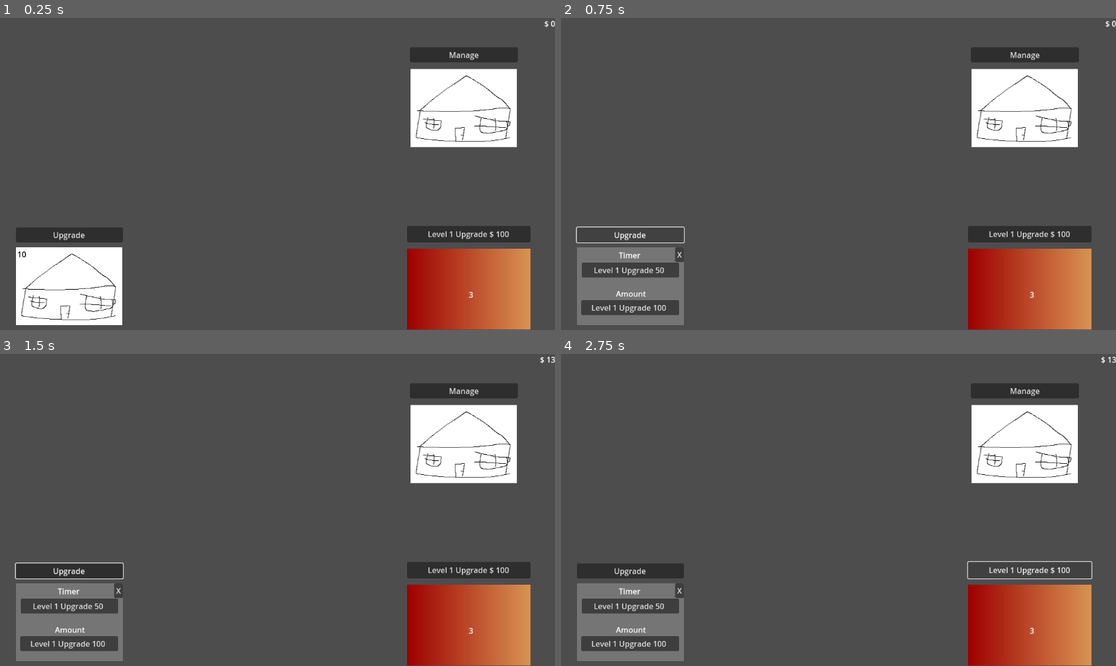
Above: before the commit, frames 1-4 (two rows, left to right).
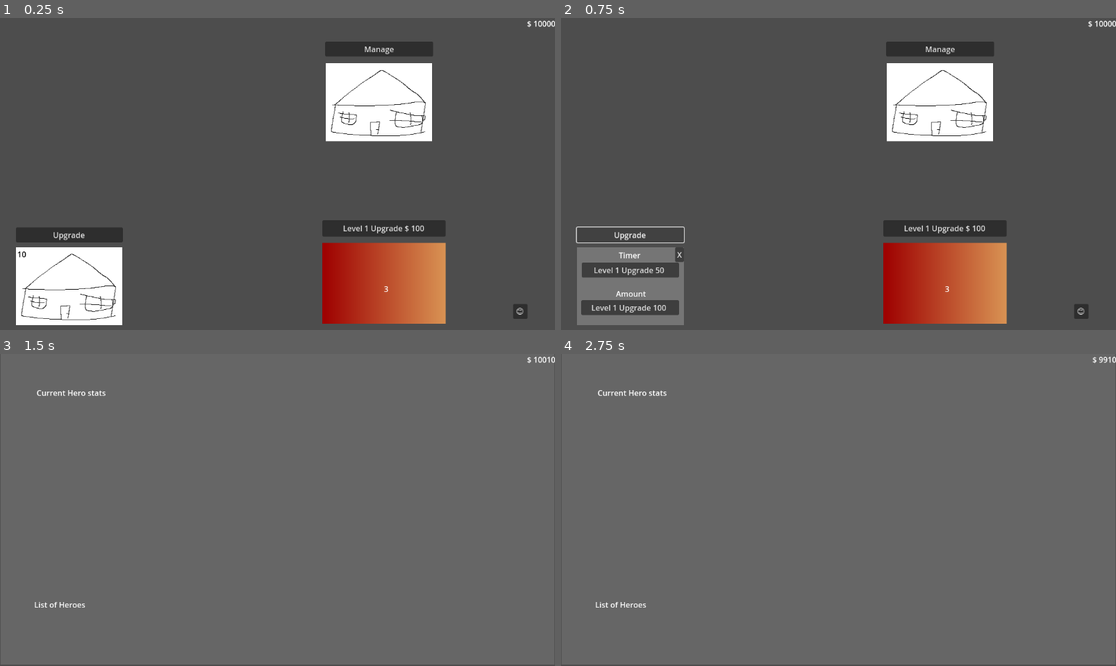
Above: after the commit, the same moments.

Repository: chaurunda/ClickerGodot
Game: Godot game, scene res://main.tscn
The game is run twice, just before and just after one commit, with the same random seed, the same clock (stepped at 60 frames per second) and the same inputs.
Inputs (mouse positions are in pixels of both pictures, inside the frame that each line leads up to):
- Up to frame 1 (0.25 s): no input
- Up to frame 2 (0.75 s): click "Upgrade" at 0.5 s
- Up to frame 3 (1.5 s): click (521, 647) at 1.25 s, where only the run after the commit has a clickable "😊"
- Up to frame 4 (2.75 s): click "Level 1 Upgrade $ 100" at 2 s

The runs differ from the first frame. In frame 1, 21% of the frame differs, in the area x 58-100%, y 0-100%; in frame 2, 21%; in frame 3, 96%, in the area x 0-100%, y 0-100%; in frame 4, 96%.

Commit message:
16/05/2024 - Refactor project structure and begin signals for display hero

Diff:
--- a/components/Farm/Farm.gd
+++ b/components/Farm/Farm.gd
@@ -8,11 +8,6 @@
 
 var farmBuilding = Building.new("farm", 1)
 var multiplier = 3
-const arrayOfLevelUp = [1,300,1000,2000,6000,10000]
-
-var currentLevelUp = arrayOfLevelUp[farmBuilding.buildingLevel - 1] :
-	get:
-		return arrayOfLevelUp[farmBuilding.buildingLevel - 1]
 
 # Called when the node enters the scene tree for the first time.
 func _ready():
@@ -29,7 +24,7 @@
 		self.on_click()
 
 func on_click():
-	GameState.increaseMoney(multiplier)
+	farmBuilding.increaseMoney(multiplier)
 
 func _on_upgrade_button_pressed():
 	var hasUpgrade = farmBuilding.upgradeBuilding()
--- a/components/MoneyHUD/MoneyHUD.gd
+++ b/components/HUD/HUD.gd
@@ -1,10 +1,10 @@
 extends Node
 
-class_name MoneyHUD
+class_name HUD
 
 @onready var moneyLabel = $MoneyLabel
 
-func _process(delta):
+func _process(_delta):
 	updateDisplay()
 
 func updateDisplay():
--- a/components/MoneyHUD/MoneyHUD.tscn
+++ b/components/HUD/HUD.tscn
@@ -1,8 +1,8 @@
 [gd_scene load_steps=2 format=3 uid="uid://mpjb207mcr1l"]
 
-[ext_resource type="Script" path="res://components/MoneyHUD/MoneyHUD.gd" id="1_m4lqt"]
+[ext_resource type="Script" path="res://components/HUD/HUD.gd" id="1_m4lqt"]
 
-[node name="Money_HUD" type="Node"]
+[node name="HUD" type="Node"]
 script = ExtResource("1_m4lqt")
 
 [node name="MoneyLabel" type="Label" parent="."]
--- /dev/null
+++ b/components/Heroes/Heroes.gd
@@ -0,0 +1,19 @@
+extends Node2D
+
+var heroManager = HeroManager.new()
+@onready var listOfHeroLabel = $ListOfHeroesLabel
+
+func _on_display_heroes_button_pressed():
+	self.visible = true
+
+func _ready():
+	var heroes = heroManager.getListOfHeroes()
+	GlobalEventBus.connect("newHeroObtained", displayHeroes)
+
+	if(heroes.size() > 0):
+		displayHeroes(heroes)
+
+func displayHeroes(heroes: Array[Hero]):
+	print("NEW HERO")
+	for hero in heroes:
+		listOfHeroLabel.text += hero.heroName + "\n"
--- /dev/null
+++ b/components/Heroes/Heroes.tscn
@@ -0,0 +1,32 @@
+[gd_scene load_steps=4 format=3 uid="uid://dy0q1jcldfc2u"]
+
+[ext_resource type="Script" path="res://components/Heroes/Heroes.gd" id="1_n2tcv"]
+
+[sub_resource type="Gradient" id="Gradient_ho6t5"]
+colors = PackedColorArray(0.4, 0.4, 0.4, 1, 0.4, 0.4, 0.4, 1)
+
+[sub_resource type="GradientTexture2D" id="GradientTexture2D_odenv"]
+gradient = SubResource("Gradient_ho6t5")
+
+[node name="Heroes" type="Node2D"]
+script = ExtResource("1_n2tcv")
+
+[node name="Sprite2D" type="Sprite2D" parent="."]
+position = Vector2(576, 322)
+scale = Vector2(17.9688, 10.0938)
+texture = SubResource("GradientTexture2D_odenv")
+
+[node name="ListOfHeroesLabel" type="Label" parent="."]
+offset_left = 71.0
+offset_top = 509.0
+offset_right = 178.0
+offset_bottom = 532.0
+text = "List of Heroes
+"
+
+[node name="CurrentHeroStatLabel" type="Label" parent="."]
+offset_left = 76.0
+offset_top = 69.0
+offset_right = 220.0
+offset_bottom = 92.0
+text = "Current Hero stats"
--- a/components/Inn/Inn.gd
+++ b/components/Inn/Inn.gd
@@ -26,7 +26,7 @@
 	upgradeUI.visible = false
 
 func _on_timer_timeout():
-	GameState.increaseMoney(amountOfGold)
+	timerInnBuilding.increaseMoney(amountOfGold)
 
 func _on_timer_upgrade_button_pressed():
 	var hasUpgrade = timerInnBuilding.upgradeBuilding()
--- a/components/Tavern/tavern.gd
+++ b/components/Tavern/tavern.gd
@@ -7,23 +7,12 @@
 var tavernUpgradeCost = tavernBuilding.getCostPerLevel()
 
 
-func addHero():
-	## to move to Hero.gd
-	var newHero = Hero.new("hero1", 1, Stats.new(20, 10, 5))
-	var newStuff = Item.new("sword", 1, Stats.new(0, 10, 0))
-
-	newHero.equipItem(Item.ITEMS.WEAPON, newStuff)
-	GameState.setObtainedHeroes(newHero)
 
 func _ready():
 	setUpgradeButtonLabel()
 
 func _process(_delta):
-	var heroes = GameState.getListOfHeroes()
-	for hero in heroes:
-		print(hero.baseStats.attack)
-		print(hero.currentStats.attack)
-
+	pass
 
 func _on_manage_button_pressed():
 	UINode.visible = true
@@ -37,8 +26,8 @@
 
 
 func _on_get_new_hero_button_pressed():
-	addHero()
-
+	var newHero = Hero.new("farmer", 1, Stats.new(20,10,0))
+	newHero.create()
 
 func _on_close_button_pressed():
 	UINode.visible = false
--- a/main.tscn
+++ b/main.tscn
@@ -1,19 +1,33 @@
-[gd_scene load_steps=5 format=3 uid="uid://c7bptkit42fmh"]
+[gd_scene load_steps=6 format=3 uid="uid://c7bptkit42fmh"]
 
-[ext_resource type="PackedScene" uid="uid://mpjb207mcr1l" path="res://components/MoneyHUD/MoneyHUD.tscn" id="1_tlptr"]
+[ext_resource type="PackedScene" uid="uid://mpjb207mcr1l" path="res://components/HUD/HUD.tscn" id="1_tlptr"]
 [ext_resource type="PackedScene" uid="uid://dgg84yc4fwguy" path="res://components/Farm/farm.tscn" id="2_gidqr"]
 [ext_resource type="PackedScene" uid="uid://bweh7y0m744yq" path="res://components/Inn/Inn.tscn" id="3_to1qg"]
 [ext_resource type="PackedScene" uid="uid://c2k34445t2qkx" path="res://components/Tavern/tavern.tscn" id="4_dcpi4"]
+[ext_resource type="PackedScene" uid="uid://dy0q1jcldfc2u" path="res://components/Heroes/Heroes.tscn" id="5_8ge2w"]
 
 [node name="Main" type="Node2D"]
 
-[node name="Money_HUD" parent="." instance=ExtResource("1_tlptr")]
+[node name="HUD" parent="." instance=ExtResource("1_tlptr")]
 unique_name_in_owner = true
 
 [node name="Farm" parent="." instance=ExtResource("2_gidqr")]
+position = Vector2(797, 551)
 
 [node name="Inn" parent="." instance=ExtResource("3_to1qg")]
 position = Vector2(144, 557)
 
 [node name="Tavern" parent="." instance=ExtResource("4_dcpi4")]
-position = Vector2(963, 187)
+position = Vector2(787, 175)
+
+[node name="DisplayHeroesButton" type="Button" parent="."]
+offset_left = 1065.0
+offset_top = 594.0
+offset_right = 1095.0
+offset_bottom = 625.0
+text = "😊"
+
+[node name="Heroes" parent="." instance=ExtResource("5_8ge2w")]
+visible = false
+
+[connection signal="pressed" from="DisplayHeroesButton" to="Heroes" method="_on_display_heroes_button_pressed"]
--- a/project.godot
+++ b/project.godot
@@ -17,4 +17,11 @@
 
 [autoload]
 
-GameState="*res://scripts/GameState.gd"
+GlobalEventBus="*res://scripts/autoloads/GlobalEventBus.gd"
+GameState="*res://scripts/autoloads/GameState.gd"
+
+[file_customization]
+
+folder_colors={
+"res://scripts/autoloads/": "purple"
+}
--- a/scripts/Building.gd
+++ b/scripts/Building.gd
@@ -2,6 +2,8 @@
 
 var buildingLevel: int
 var buildingName: String
+var moneyManager := MoneyManager.new()
+
 
 
 func _init(newName: String, level: int):
@@ -12,11 +14,14 @@
 	var cost = getCostPerLevel()
 	var canUpgrade = GameState.currentMoney >= cost
 	if canUpgrade:
-		GameState.decreaseMoney(cost)
+		moneyManager.decreaseMoney(cost)
 		buildingLevel += 1
 
 	return canUpgrade
 
+func increaseMoney(cost: int):
+	moneyManager.increaseMoney(cost)
+
 func getCostPerLevel():
 	var flo = floor(buildingLevel / 10) * (50 * floor(buildingLevel / 10)) * 10
 	return (50 * (floor((buildingLevel/10) + 1)) * (buildingLevel % 10 + 1)) + flo
--- a/scripts/GameState.gd
+++ /dev/null
@@ -1,20 +0,0 @@
-extends Node
-
-#####  MONEY #####
-var currentMoney = 0
-
-func increaseMoney(value: int):
-	currentMoney += value
-
-func decreaseMoney(value: int):
-	currentMoney -= value
-
-
-##### HEROES #####
-var obtainedHeroes: Array[Hero]
-
-func setObtainedHeroes(newHero):
-	obtainedHeroes.push_back(newHero)
-
-func getListOfHeroes():
-	return obtainedHeroes
--- a/scripts/Hero.gd
+++ b/scripts/Hero.gd
@@ -15,6 +15,8 @@
 	Item.ITEMS.LEGS: null,
 	Item.ITEMS.HELMET: null,
 }
+
+var heroManager = HeroManager.new()
 
 func _init(newName: String, newLevel: int, newStats: Stats):
 	heroName = newName
@@ -41,3 +43,9 @@
 func getCost():
 	var flo = floor(level / 10) * (50 * floor(level / 10)) * 10
 	return (50 * (floor((level/10) + 1)) * (level % 10 + 1)) + flo
+
+func create():
+	var newStuff = Item.new("sword", 1, Stats.new(0, 10, 0))
+
+	equipItem(Item.ITEMS.WEAPON, newStuff)
+	heroManager.setObtainedHeroes(self)
--- /dev/null
+++ b/scripts/autoloads/GameState.gd
@@ -0,0 +1,8 @@
+extends Node
+
+#####  MONEY #####
+var currentMoney = 10000
+
+
+##### HEROES #####
+var obtainedHeroes: Array[Hero]
--- /dev/null
+++ b/scripts/autoloads/GlobalEventBus.gd
@@ -0,0 +1,3 @@
+extends Node
+
+signal newHeroObtained(newHero: Hero)
--- /dev/null
+++ b/scripts/manager/HeroManager.gd
@@ -0,0 +1,9 @@
+class_name HeroManager
+
+func setObtainedHeroes(newHero):
+
+	GlobalEventBus.newHeroObtained.emit(newHero)
+	GameState.obtainedHeroes.push_back(newHero)
+
+func getListOfHeroes():
+	return GameState.obtainedHeroes
--- /dev/null
+++ b/scripts/manager/MoneyManager.gd
@@ -0,0 +1,7 @@
+class_name MoneyManager
+
+func increaseMoney(value: int):
+	GameState.currentMoney += value
+
+func decreaseMoney(value: int):
+	GameState.currentMoney -= value
